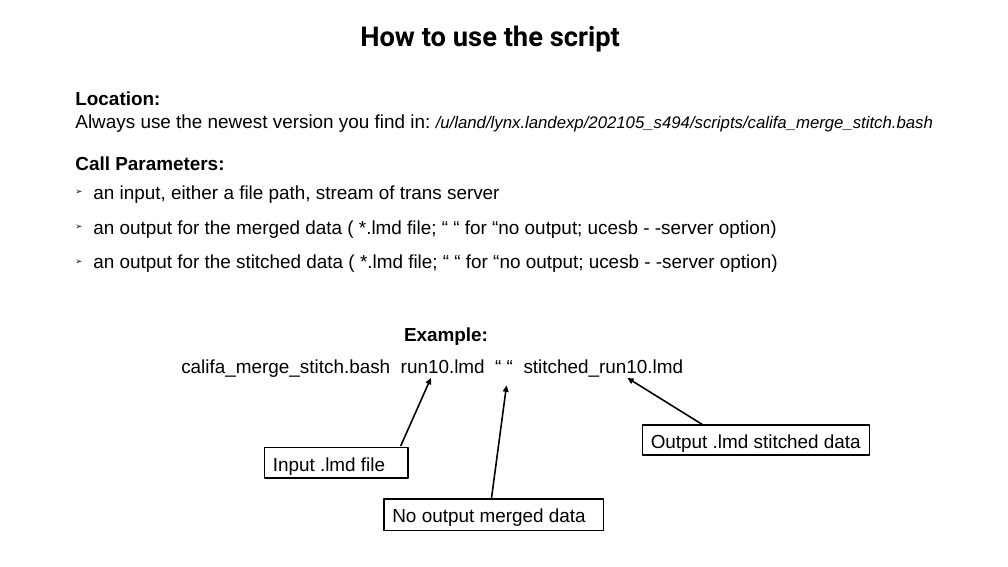
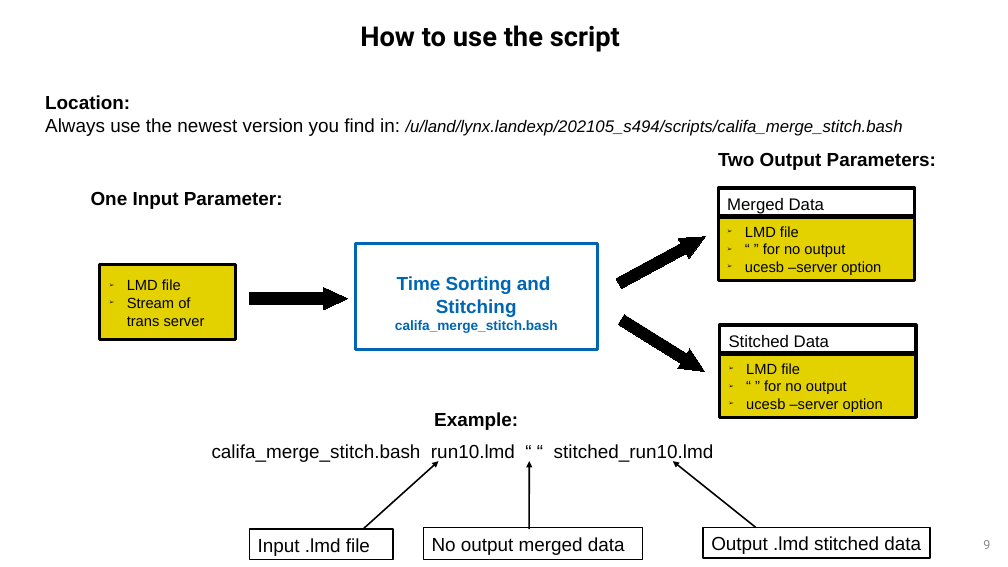
Before and after one commit to jenegger/unpacking_docu, a slide deck: slide 9 of time_stitching_pres.odp. Drawn at 1008x567 pixels with LibreOffice and Linux fonts; fonts in the diff are those of the drawing; background and template pictures are left out. Boxes give left, top, right and bottom in pixels: in the first picture for what was removed or moved away, otherwise in the second. Text is boxed around its words. In the diff, an @@ line names an element or a change of style, - is before the commit and + after.

```diff
--- a/time_stitching_pres.odp
+++ b/time_stitching_pres.odp
@@ text "Location:": place and size @@
-text "Location:" at <box>75,91,933,272</box>
+text "Location:" at <box>45,95,903,136</box>
@@ text at <box>75,156,778,272</box>: paragraphs removed @@
-Call Parameters:
-➢ an input, either a file path, stream of trans server
-➢ an output for the merged data ( *.lmd file; “ “ for “no output; ucesb - -server option)
-➢ an output for the stitched data ( *.lmd file; “ “ for “no output; ucesb - -server option)
@@ text added at <box>718,152,936,170</box>, 18 pt, text #000000, bold @@
+Two Output Parameters:
@@ text added at <box>91,191,283,209</box>, 18 pt, text #000000, bold @@
+One Input Parameter:
@@ rectangle added at <box>718,188,915,218</box>, outline #000000 3 pt, 16 pt, text #000000 @@
+Merged Data
@@ right arrow added at <box>614,227,711,293</box>, fill #000000, outline #000000 0 pt @@
@@ rectangle added at <box>718,216,915,280</box>, fill #E3D200, outline #000000 3 pt @@
@@ text added at <box>745,226,881,275</box>, 14 pt, text #000000 @@
+➢ LMD file
+➢ “ ” for no output
+➢ ucesb –server option
@@ rectangle added at <box>100,265,236,340</box>, fill #E3D200, outline #000000 3 pt @@
@@ rectangle added at <box>355,243,597,349</box>, outline #0066B3 3 pt, 13 pt, text #0066B3, bold @@
+Time Sorting and
+Stitching
+califa_merge_stitch.bash
@@ text added at <box>127,279,205,326</box>, 14 pt, text #000000 @@
+➢ LMD file
+➢ Stream of trans server
@@ right arrow added at <box>250,287,348,310</box>, fill #000000, outline #000000 0 pt @@
@@ right arrow added at <box>615,310,711,381</box>, fill #000000, outline #000000 0 pt @@
@@ rectangle added at <box>720,325,917,355</box>, outline #000000 3 pt, 16 pt, text #000000 @@
+Stitched Data
@@ rectangle added at <box>720,353,917,417</box>, fill #E3D200, outline #000000 3 pt @@
@@ text added at <box>746,363,883,412</box>, 14 pt, text #000000 @@
+➢ LMD file
+➢ “ ” for no output
+➢ ucesb –server option
@@ text "Example:": place and size @@
-text "Example:" at <box>181,327,684,377</box>
+text "Example:" at <box>212,412,714,462</box>
@@ arrow moved from (401, 446) - (431, 378) to (363, 529) - (439, 461) @@
@@ arrow moved from (492, 499) - (507, 386) to (529, 529) - (529, 461) @@
@@ arrow moved from (703, 425) - (628, 378) to (756, 528) - (673, 461) @@
@@ rectangle "Input .lmd file": place and size @@
-rectangle "Input .lmd file" at <box>265,448,408,478</box>
+rectangle "Input .lmd file" at <box>250,529,393,560</box>
@@ rectangle "No output merged data": place and size @@
-rectangle "No output merged data" at <box>384,499,603,531</box>
+rectangle "No output merged data" at <box>423,528,643,560</box>
@@ rectangle "Output .lmd stitched data": place and size @@
-rectangle "Output .lmd stitched data" at <box>643,425,870,455</box>
+rectangle "Output .lmd stitched data" at <box>703,528,930,558</box>
@@ page number added at <box>983,540,990,549</box>, 12 pt, text #8B8B8B @@
+9
```
Also in this commit, not shown: 11 other slides changed, 1 other file.
